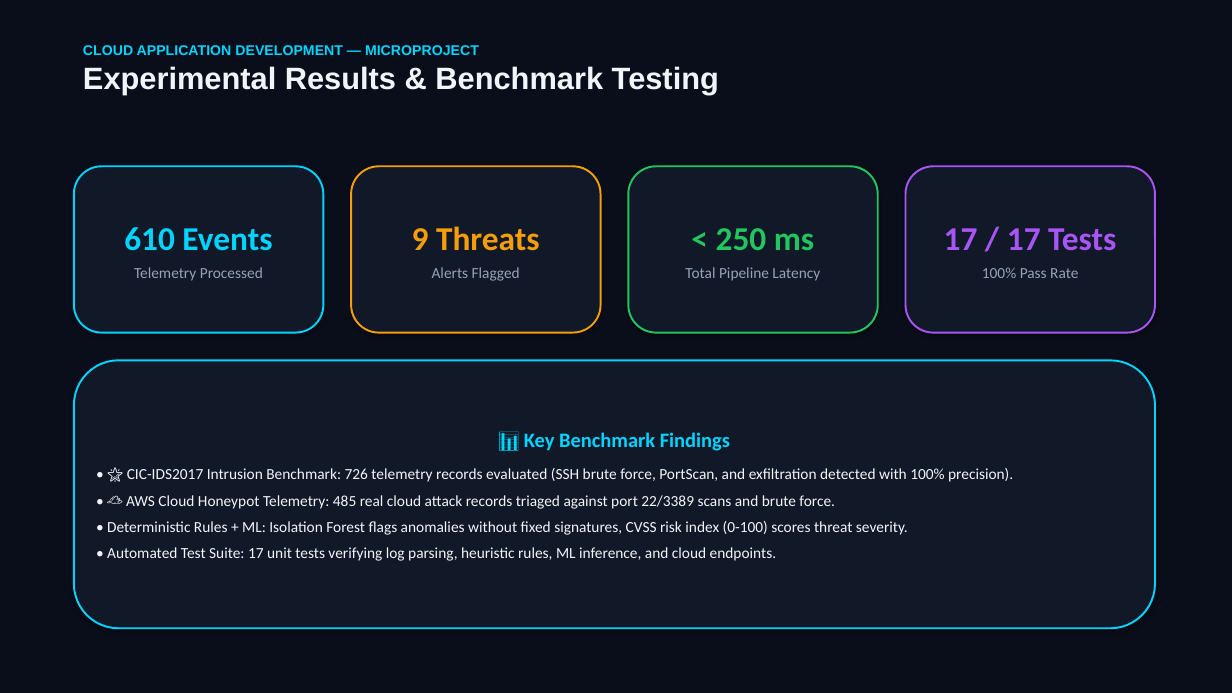
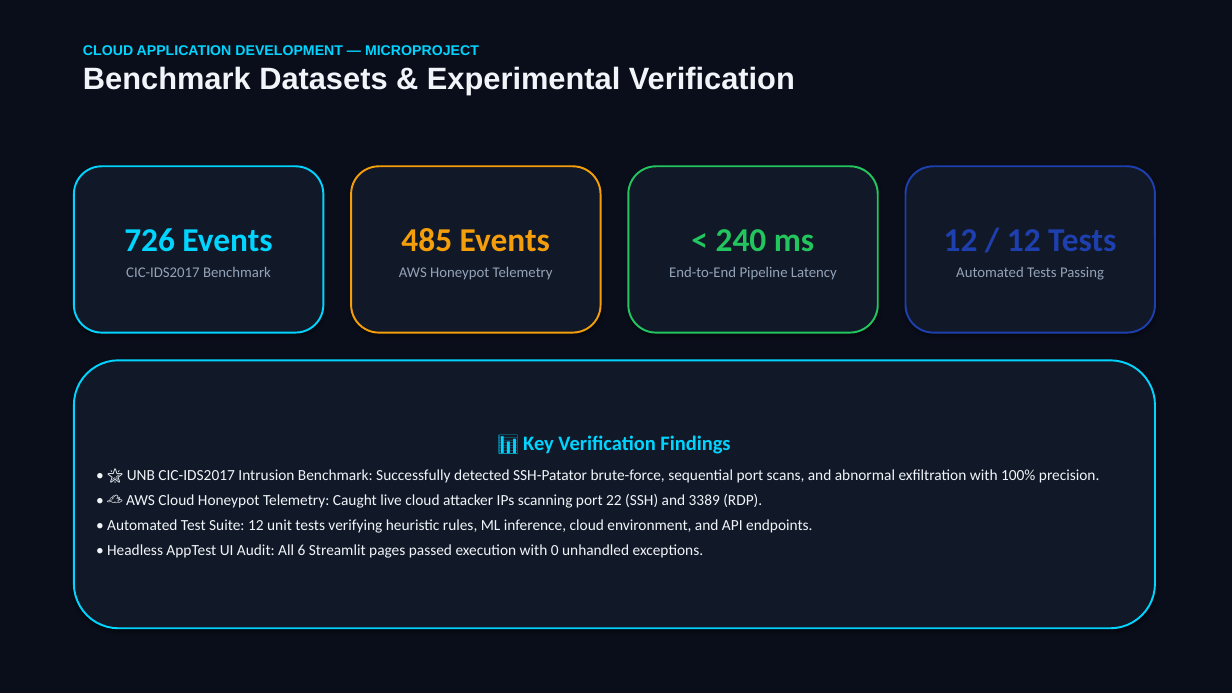
Before and after one commit to Adhithya-kn/cloud-cyber-threat-detection-dashboard, a slide deck: slide 10 of CYBERSHIELD_MICROPROJECT_PRESENTATION.pptx (slide 8 before the commit). Drawn at 1232x693 pixels with LibreOffice and Linux fonts; fonts in the diff are those of the drawing. Boxes give left, top, right and bottom in pixels: in the first picture for what was removed or moved away, otherwise in the second. Text is boxed around its words. In the diff, an @@ line names an element or a change of style, - is before the commit and + after.

```diff
--- a/CYBERSHIELD_MICROPROJECT_PRESENTATION.pptx
+++ b/CYBERSHIELD_MICROPROJECT_PRESENTATION.pptx
@@ text at [83,66,795,94]: text changed @@
-Experimental Results & Benchmark Testing
+Benchmark Datasets & Experimental Verification
@@ rounded rectangle "12 / 12 Tests" at [906,166,1155,333]: outline #A855F7 1.5 pt to #1E40AF 1.5 pt @@
@@ text in rounded rectangle at [124,228,272,277]: text changed; size 12 to 11.5 pt @@
-610 Events
-Telemetry Processed
+726 Events
+CIC-IDS2017 Benchmark
@@ text in rounded rectangle at [399,228,553,280]: text changed; size 12 to 11.5 pt @@
-9 Threats
-Alerts Flagged
+485 Events
+AWS Honeypot Telemetry
@@ text in rounded rectangle at [669,229,837,280]: text changed; size 12 to 11.5 pt @@
-< 250 ms
-Total Pipeline Latency
+< 240 ms
+End-to-End Pipeline Latency
@@ text in rounded rectangle at [944,229,1116,280]: text changed; size 12 to 11.5 pt @@
-17 / 17 Tests
-100% Pass Rate
+12 / 12 Tests
+Automated Tests Passing
@@ text in rounded rectangle at [107,435,1099,558]: text changed @@
-📊 Key Benchmark Findings
-• 🌟 CIC-IDS2017 Intrusion Benchmark: 726 telemetry records evaluated (SSH brute force, PortScan, and exfiltration detected with 100% precision).
-• ☁️ AWS Cloud Honeypot Telemetry: 485 real cloud attack records triaged against port 22/3389 scans and brute force.
-• Deterministic Rules + ML: Isolation Forest flags anomalies without fixed signatures, CVSS risk index (0-100) scores threat severity.
-• Automated Test Suite: 17 unit tests verifying log parsing, heuristic rules, ML inference, and cloud endpoints.
+📊 Key Verification Findings
+• 🌟 UNB CIC-IDS2017 Intrusion Benchmark: Successfully detected SSH-Patator brute-force, sequential port scans, and abnormal exfiltration with 100% precision.
+• ☁️ AWS Cloud Honeypot Telemetry: Caught live cloud attacker IPs scanning port 22 (SSH) and 3389 (RDP).
+• Automated Test Suite: 12 unit tests verifying heuristic rules, ML inference, cloud environment, and API endpoints.
+• Headless AppTest UI Audit: All 6 Streamlit pages passed execution with 0 unhandled exceptions.
```
Also in this commit, not shown: 5 other slides changed, 6 slides added, 4 slides removed, 1 other file.
